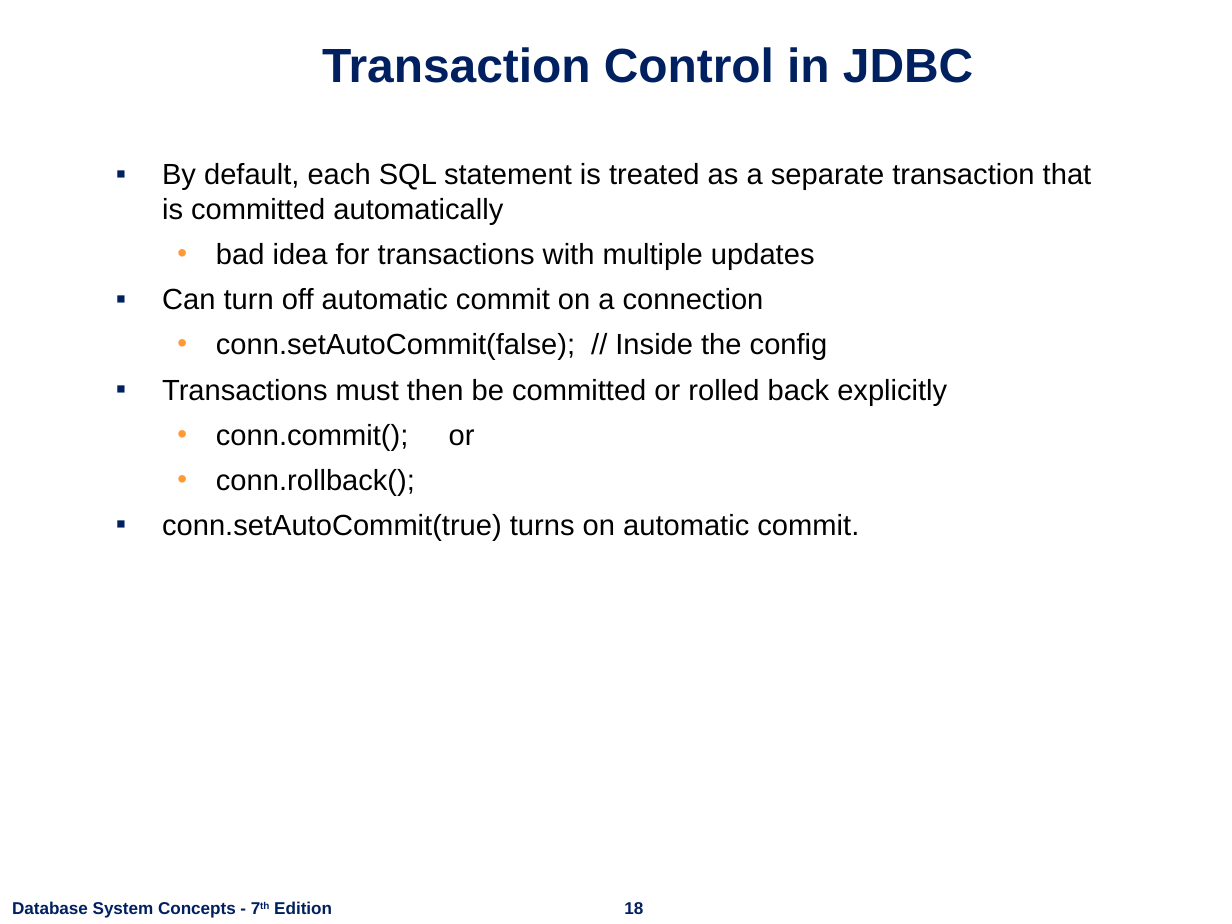
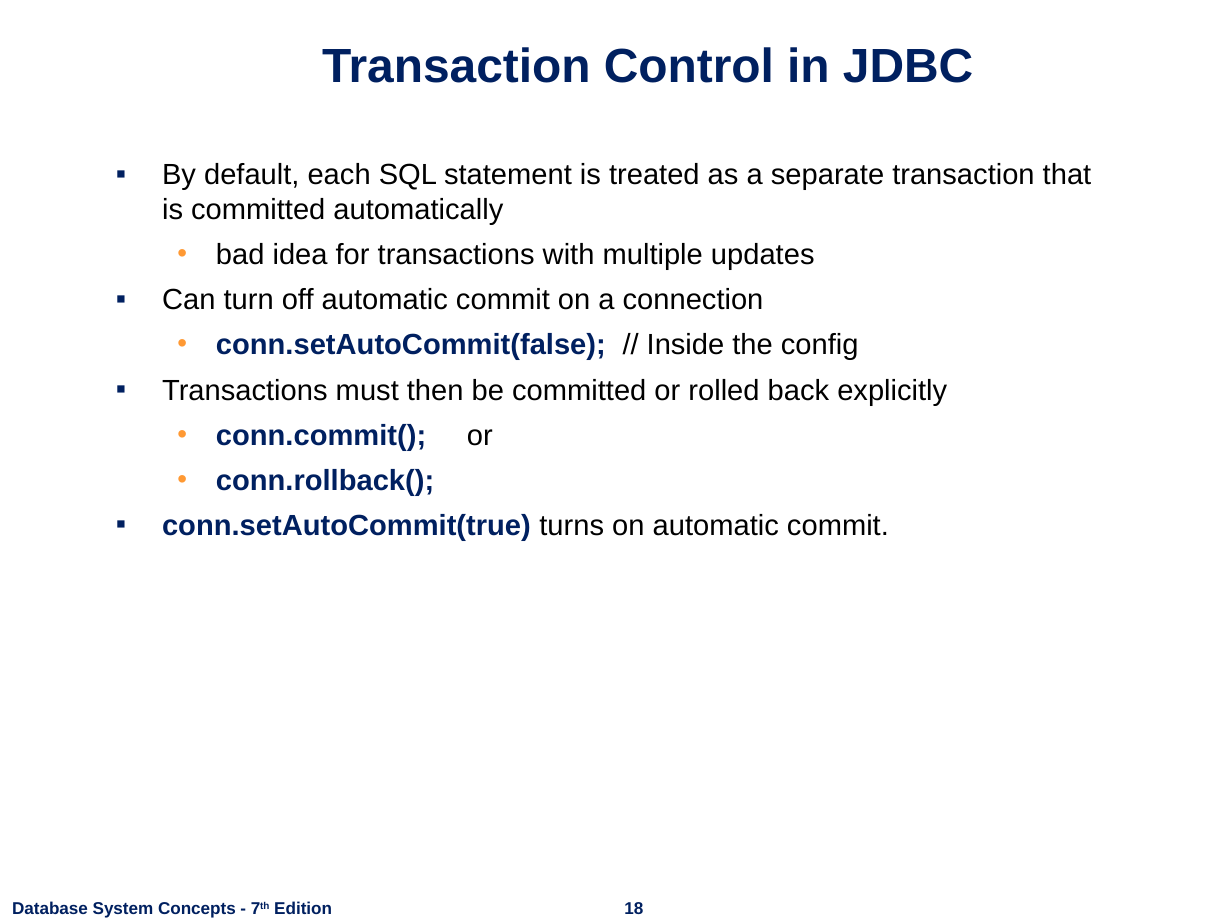
Before and after one commit to nashurgessa/DB-practices, a slide deck: slide 18 of Slides/L18-24 Advanced SQL.pptx. Drawn at 1232x924 pixels with LibreOffice and Linux fonts; fonts in the diff are those of the drawing; background and template pictures are left out. Boxes give left, top, right and bottom in pixels: in the first picture for what was removed or moved away, otherwise in the second. Text is boxed around its words. In the diff, an @@ line names an element or a change of style, - is before the commit and + after.

```diff
--- a/Slides/L18-24 Advanced SQL.pptx
+++ b/Slides/L18-24 Advanced SQL.pptx
@@ text at (162,333,889,540): text colour #000000 to #002060, bold on in "conn.setAutoCommit(false);", "conn.commit();", "conn.rollback();", "conn.setAutoCommit(true)" @@
```
Also in this commit, not shown: 7 other slides changed.
